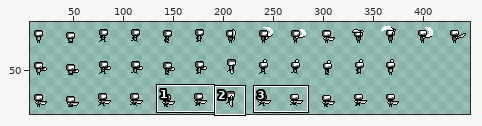
Two states of a sprite sheet, project/assets/sprites/char/player/char.png. Above: a wide view before the commit, with the close-up outlined.
Close-up. Old version:
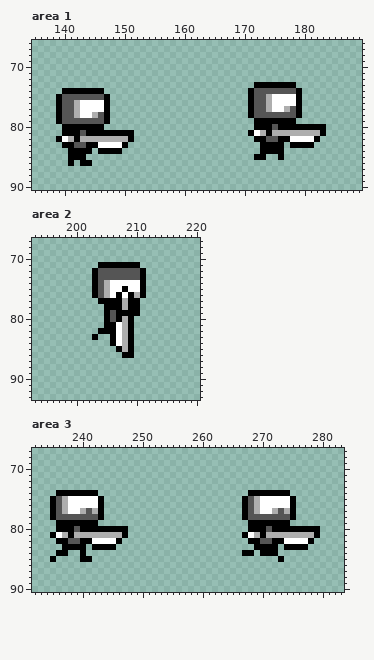
The file is 448x96 pixels. Shown: area 1: x 135..189, y 66..90; area 2: x 193..220, y 67..93; area 3: x 232..283, y 67..90. The wide view leaves out empty margins. The commit also changed other parts of the picture, which this record leaves out.
Now the later version:
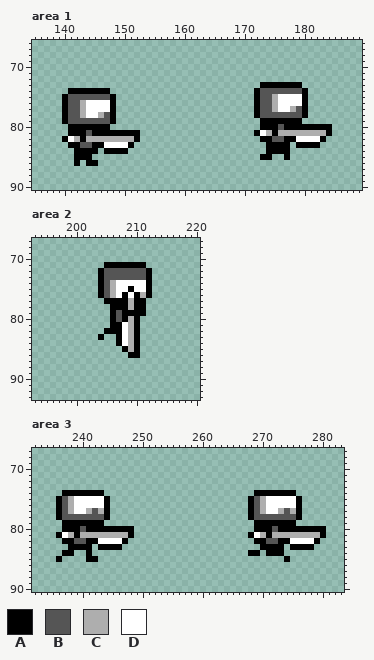
Palette (. is transparent): A #000000  B #555555  C #aeaeae  D #ffffff
The edit:
Area 1:
y 73: x 172 A -> .; x 179 . -> A
y 74: x 140 A -> .; x 147 . -> A; x 171..172 AB -> .A; x 179..180 A. -> BA
y 75: x 139..140 AB -> .A; x 147..148 A. -> BA; x 171..172 AB -> .A; x 174..175 CD -> BC; x 179..180 A. -> DA
y 76: x 139..140 AB -> .A; x 142..143 CD -> BC; x 147..148 A. -> DA; x 171..172 AB -> .A; x 174..175 CD -> BC; x 179..180 A. -> DA
y 77: x 139..140 AB -> .A; x 142..143 CD -> BC; x 147..148 A. -> DA; x 171..172 AB -> .A; x 174..175 CD -> BC; x 177..180 CBA. -> DCBA
y 78: x 139..140 AB -> .A; x 142..143 CD -> BC; x 145..148 CBA. -> DCBA; x 171..172 AB -> .A; x 179..180 A. -> BA
y 79: x 139..140 AB -> .A; x 147..148 A. -> BA; x 172 A -> .; x 179 . -> A
y 80: x 140 A -> .; x 147 . -> A; x 172 A -> .; x 175..176 BA -> AB; x 184 . -> A
y 81: x 140 A -> .; x 143..144 BA -> AB; x 152 . -> A; x 171..175 ADCAC -> .ADCA; x 183..184 A. -> CA
y 82: x 139..143 ADCAC -> .ADCA; x 151..152 A. -> CA; x 172 A -> .; x 174 B -> A; x 176 A -> B; x 178 D -> A; x 182..183 A. -> DA
y 83: x 140 A -> .; x 142 B -> A; x 144 A -> B; x 146 D -> A; x 150..151 A. -> DA; x 173 A -> .; x 177..178 .A -> A.; x 182 . -> A
y 84: x 141 A -> .; x 145..146 .A -> A.; x 150 . -> A; x 173 A -> .; x 177 . -> A
y 85: x 141 A -> .; x 144 . -> A; x 172 A -> .; x 174 . -> A; x 176..177 A. -> .A
y 86: x 141..143 A.A -> .A.; x 145 . -> A
Area 2:
y 71: x 204 A -> .; x 211 . -> A
y 72..73: x 203..204 AB -> .A; x 211..212 A. -> BA
y 74: x 203..206 ABCD -> .ABC; x 211..212 A. -> DA
y 75: x 203..206 ABCD -> .ABC; x 208..209 AD -> DA; x 211..212 A. -> DA
y 76: x 203..212 ABCDADACA. -> .ABCDADACA
y 77: x 204 A -> .; x 208..209 CA -> AC; x 211 . -> A
y 78: x 205 A -> .; x 208..209 CA -> AC; x 211 . -> A
y 79: x 205..207 ABA -> .AB; x 211 . -> A
y 80: x 205..210 ABACA. -> .ABACA
y 81: x 205 A -> .; x 207..210 DCA. -> ADCA
y 82: x 204 A -> .; x 207..210 DCA. -> ADCA
y 83: x 203..204 A. -> .A; x 206..210 ADCA. -> .ADCA
y 84: x 206..210 ADCA. -> .ADCA
y 85: x 207..210 ACA. -> .ACA
y 86: x 208 A -> .; x 210 . -> A
Area 3:
y 74: x 236 A -> .; x 243 . -> A; x 268 A -> .; x 275 . -> A
y 75..76: x 235..238 ABCD -> .ABC; x 243..244 A. -> DA; x 267..270 ABCD -> .ABC; x 275..276 A. -> DA
y 77: x 235..238 ABCD -> .ABC; x 240..244 CBCA. -> DCBCA; x 267..270 ABCD -> .ABC; x 272..276 CBCA. -> DCBCA
y 78: x 235..236 AB -> .A; x 243..244 A. -> BA; x 267..268 AB -> .A; x 275..276 A. -> BA
y 79: x 236 A -> .; x 243 . -> A; x 268 A -> .; x 275 . -> A
y 80: x 236 A -> .; x 239..240 BA -> AB; x 248 . -> A; x 268 A -> .; x 271..272 BA -> AB; x 280 . -> A
y 81: x 235..239 ADCAC -> .ADCA; x 247..248 A. -> CA; x 267..271 ADCAC -> .ADCA; x 279..280 A. -> CA
y 82: x 236 A -> .; x 238 B -> A; x 240 A -> B; x 242 D -> A; x 246..247 A. -> DA; x 268 A -> .; x 270 B -> A; x 272 A -> B; x 274 D -> A; x 278..279 A. -> DA
y 83: x 237 A -> .; x 241..242 .A -> A.; x 246 . -> A; x 269 A -> .; x 273..274 .A -> A.; x 278 . -> A
y 84: x 236 A -> .; x 238 . -> A; x 240..241 A. -> .A; x 267 A -> .; x 269..270 .A -> A.; x 273 . -> A
y 85: x 235..236 A. -> .A; x 240 A -> .; x 242 . -> A; x 273..274 A. -> .A
Changed places in both close-ups, as pixel boxes (x1, y1, x2, y2):
changed: (248, 82, 332, 160)
changed: (56, 88, 140, 166)
changed: (92, 262, 152, 358)
changed: (50, 490, 134, 562)
changed: (242, 490, 326, 562)
